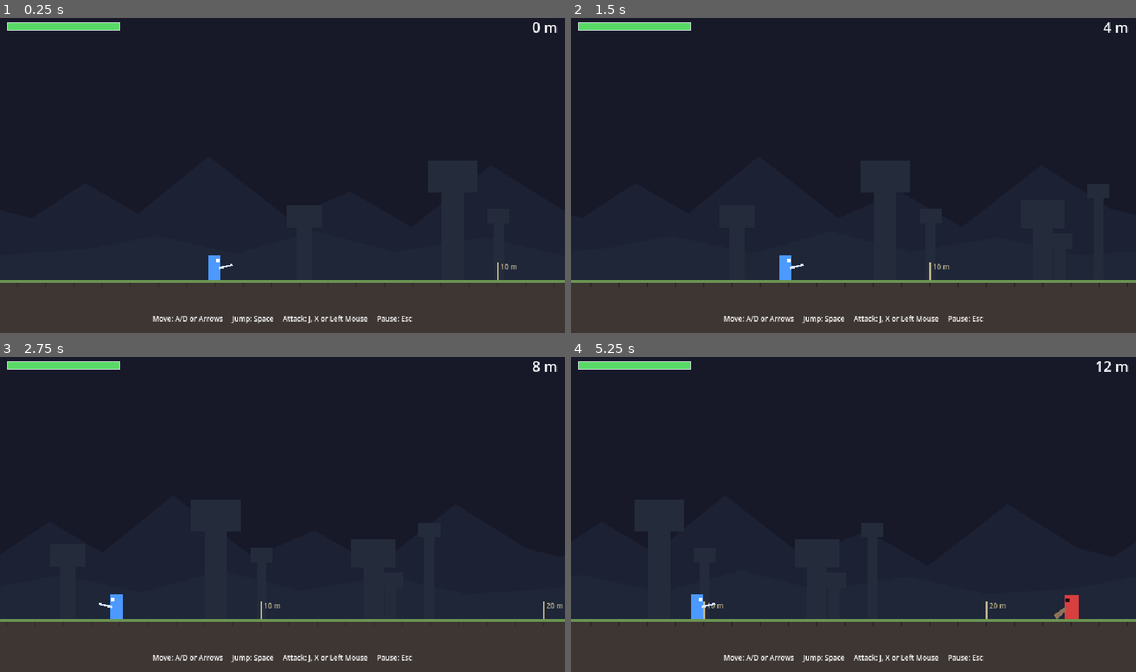
Above: before the commit, frames 1-4 (two rows, left to right).
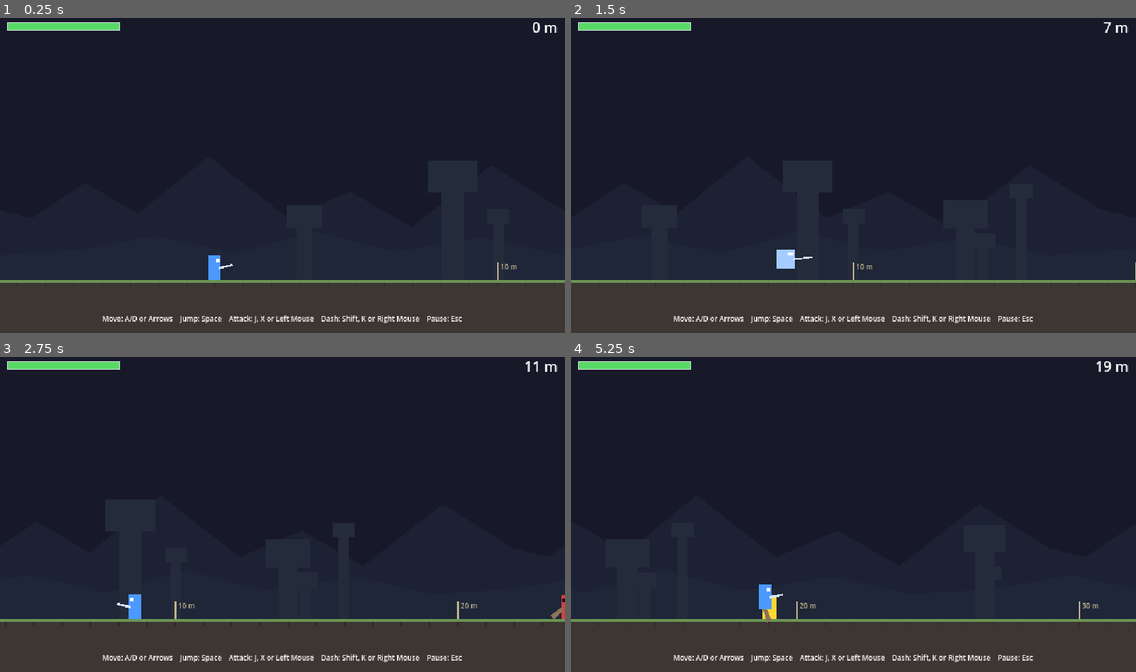
Above: after the commit, the same moments.

Repository: kylebue/sword-scroller
Game: Godot game, scene res://world/main.tscn
The game is run twice, just before and just after one commit, with the same random seed, the same clock (stepped at 60 frames per second) and the same inputs.
Inputs:
- Up to frame 1 (0.25 s): no input
- Up to frame 2 (1.5 s): tap Enter at 0.5 s; hold J (attack) 0.53-1.28 s; hold D (move_right) from 0.53 s (still down); tap Space (jump) at 0.77, 1.07 s; tap Shift (dash, bound only after the commit) at 0.8, 1.35 s
- Up to frame 3 (2.75 s): tap Space (jump) at 1.52, 1.55, 1.82 s; release D (move_right) at 2.03 s; hold A (move_left) from 2.03 s (still down); hold Space (jump) from 2.03 s (still down); tap J (attack) at 2.3 s
- Up to frame 4 (5.25 s): release A (move_left) at 2.78 s; release Space (jump) at 2.78 s; hold D (move_right) 2.78-4.28 s; tap J (attack) at 2.85, 4.35 s; tap Space (jump) at 3.02, 3.32, 3.77, 3.8, 4.07, 4.52, 4.82 s; tap Shift (dash, bound only after the commit) at 3.05 s; hold Shift (dash, bound only after the commit) 3.53-4.28 s; hold A (move_left) 4.28-5.03 s; hold D (move_right) from 5.03 s (still down); hold Shift (dash, bound only after the commit) from 5.03 s (still down)

The runs differ from the first frame. In frame 1, 0.7% of the frame differs, in the area x 18-82%, y 94-97%; in frame 2, 1.1%; in frame 3, 1.4%; in frame 4, 1.6%, in the area x 18-96%, y 1-97%.

Commit message:
Add player dash
Works on the ground and in the air (one air dash per jump). Direction
comes from the held movement input, not the facing direction, and a
dash needs a direction held. It cannot be cancelled by the player and
grants no invincibility. Dashing cancels a sword swing in progress.

Bound to Shift, K, right mouse, and gamepad RB / B. Also adds the
debug_step input action used by the upcoming debug mode.

Co-Authored-By: Claude Fable 5.2 <noreply@anthropic.com>
Claude-Session: https://claude.ai/code/session_0121LV5JSeRAMzWnWqfKbYjy

Diff:
--- a/player/player.gd
+++ b/player/player.gd
@@ -13,11 +13,13 @@
 ##  - Faster falling than rising, so jumps feel snappy instead of floaty.
 ##  - Combo cancelling: the next swing can interrupt the previous swing's
 ##    recovery, so mashing attack flows instead of waiting on animations.
+##  - Dash cancelling: a dash can interrupt a sword swing at any time, so
+##    you are never stuck in an attack when you need to get away.
 
 signal health_changed(current: float, maximum: float)
 signal died
 
-enum State { NORMAL, HURT, DEAD }
+enum State { NORMAL, DASH, HURT, DEAD }
 
 ## The sword combo. Each entry is one swing. All times are in seconds.
 ##   startup   - delay between pressing attack and the blade being able to hit
@@ -79,6 +81,20 @@
 ## A jump pressed this long before landing still happens on landing.
 @export var jump_buffer_time := 0.12
 
+@export_group("Dash")
+## Dash speed in pixels per second.
+## Distance covered = dash_speed x dash_duration (about 80 pixels by default).
+@export var dash_speed := 480.0
+## How long a dash lasts. It cannot be cancelled once it starts.
+@export var dash_duration := 0.16
+## Delay after a dash ends before you can dash again.
+@export var dash_cooldown := 0.3
+## How many dashes you get in the air before you must land again.
+@export var air_dashes := 1
+## A dash pressed this long before it is possible still happens. This also
+## covers pressing dash a split second before pressing a direction.
+@export var dash_buffer_time := 0.12
+
 @export_group("Combat")
 @export var max_health := 100.0
 ## An attack pressed this long before it is possible still happens.
@@ -108,12 +124,19 @@
 var _coyote_timer := 0.0
 var _jump_buffer_timer := 0.0
 var _attack_buffer_timer := 0.0
+var _dash_buffer_timer := 0.0
+var _dash_timer := 0.0
+var _dash_cooldown_timer := 0.0
 var _combo_timer := 0.0
 var _hurt_timer := 0.0
 var _invincible_timer := 0.0
 
 ## True while rising from a jump with the button still held.
 var _is_jumping := false
+
+## 1 = dashing right, -1 = dashing left. Independent of `facing`.
+var _dash_direction := 1
+var _air_dashes_left := 0
 
 ## Which entry of ATTACKS is being performed. -1 means "not attacking".
 var _attack_index := -1
@@ -151,6 +174,8 @@
 		_jump_buffer_timer = jump_buffer_time
 	if event.is_action_pressed("attack"):
 		_attack_buffer_timer = attack_buffer_time
+	if event.is_action_pressed("dash"):
+		_dash_buffer_timer = dash_buffer_time
 
 
 func _physics_process(delta: float) -> void:
@@ -158,6 +183,8 @@
 	match state:
 		State.NORMAL:
 			_process_normal(delta)
+		State.DASH:
+			_process_dash(delta)
 		State.HURT:
 			_process_hurt(delta)
 		State.DEAD:
@@ -169,6 +196,17 @@
 
 func is_attacking() -> bool:
 	return _attack_index >= 0
+
+
+## The hitboxes that can deal damage right now (used by the debug overlay).
+func get_active_hitboxes() -> Array[Area2D]:
+	if is_attacking():
+		var attack := ATTACKS[_attack_index]
+		var active_start: float = attack["startup"]
+		var active_end: float = active_start + attack["active"]
+		if _attack_time >= active_start and _attack_time < active_end:
+			return [sword_hitbox]
+	return []
 
 
 ## Called by enemies and projectiles. `from_x` is the attacker's x position,
@@ -210,6 +248,15 @@
 	if on_floor:
 		_coyote_timer = coyote_time
 		_is_jumping = false
+		_air_dashes_left = air_dashes
+
+	# A dash needs a direction to be held: it goes where you are pressing,
+	# not where the character happens to be facing.
+	var has_dash_available := on_floor or _air_dashes_left > 0
+	if _dash_buffer_timer > 0.0 and _dash_cooldown_timer <= 0.0 and input_dir != 0.0 and has_dash_available:
+		_start_dash(int(input_dir), on_floor)
+		_process_dash(delta)  # Start moving on this very frame.
+		return
 
 	_update_attack(delta, input_dir)
 
@@ -243,6 +290,31 @@
 	if _is_jumping and velocity.y < 0.0 and not Input.is_action_pressed("jump"):
 		velocity.y *= jump_cut_multiplier
 		_is_jumping = false
+
+
+## A dash is a short burst in a straight line. Nothing the player presses
+## can interrupt it, and it gives no protection: getting hit still hurts
+## (and is the one thing that does cut a dash short).
+func _process_dash(_delta: float) -> void:
+	velocity = Vector2(_dash_direction * dash_speed, 0.0)
+	if _dash_timer <= 0.0:
+		state = State.NORMAL
+		_dash_cooldown_timer = dash_cooldown
+		# Come out of the dash at running speed rather than a dead stop.
+		velocity.x = _dash_direction * run_speed
+
+
+func _start_dash(direction: int, on_floor: bool) -> void:
+	state = State.DASH
+	_dash_direction = direction
+	_dash_timer = dash_duration
+	_dash_buffer_timer = 0.0
+	if not on_floor:
+		_air_dashes_left -= 1
+	# Dashing cancels whatever swing was in progress.
+	_attack_index = -1
+	_combo_step = 0
+	_is_jumping = false
 
 
 func _process_hurt(delta: float) -> void:
@@ -352,6 +424,9 @@
 	_coyote_timer = maxf(_coyote_timer - delta, 0.0)
 	_jump_buffer_timer = maxf(_jump_buffer_timer - delta, 0.0)
 	_attack_buffer_timer = maxf(_attack_buffer_timer - delta, 0.0)
+	_dash_buffer_timer = maxf(_dash_buffer_timer - delta, 0.0)
+	_dash_timer = maxf(_dash_timer - delta, 0.0)
+	_dash_cooldown_timer = maxf(_dash_cooldown_timer - delta, 0.0)
 	_hurt_timer = maxf(_hurt_timer - delta, 0.0)
 	_invincible_timer = maxf(_invincible_timer - delta, 0.0)
 	if not is_attacking():
@@ -393,11 +468,16 @@
 	slash.visible = slash_visible
 	sword.visible = not is_attacking()
 
+	visuals.scale.y = 1.0
 	if state == State.DEAD:
 		body.color = Color(0.3, 0.3, 0.35)
 		visuals.rotation = -PI / 2.0 * facing if is_on_floor() else 0.0
 	elif state == State.HURT:
 		body.color = Color(1.0, 0.35, 0.35)
+	elif state == State.DASH:
+		# Placeholder dash look: brighter, and stretched into a streak.
+		body.color = _body_color.lightened(0.5)
+		visuals.scale = Vector2(facing * 1.5, 0.75)
 	else:
 		body.color = _body_color
 
--- a/project.godot
+++ b/project.godot
@@ -69,6 +69,21 @@
 , Object(InputEventJoypadButton,"resource_local_to_scene":false,"resource_name":"","device":-1,"button_index":6,"pressure":0.0,"pressed":false,"script":null)
 ]
 }
+dash={
+"deadzone": 0.5,
+"events": [Object(InputEventKey,"resource_local_to_scene":false,"resource_name":"","device":-1,"window_id":0,"alt_pressed":false,"shift_pressed":false,"ctrl_pressed":false,"meta_pressed":false,"pressed":false,"keycode":0,"physical_keycode":4194325,"key_label":0,"unicode":0,"location":0,"echo":false,"script":null)
+, Object(InputEventKey,"resource_local_to_scene":false,"resource_name":"","device":-1,"window_id":0,"alt_pressed":false,"shift_pressed":false,"ctrl_pressed":false,"meta_pressed":false,"pressed":false,"keycode":0,"physical_keycode":75,"key_label":0,"unicode":0,"location":0,"echo":false,"script":null)
+, Object(InputEventMouseButton,"resource_local_to_scene":false,"resource_name":"","device":-1,"window_id":0,"alt_pressed":false,"shift_pressed":false,"ctrl_pressed":false,"meta_pressed":false,"button_mask":0,"position":Vector2(0, 0),"global_position":Vector2(0, 0),"factor":1.0,"button_index":2,"canceled":false,"pressed":false,"double_click":false,"script":null)
+, Object(InputEventJoypadButton,"resource_local_to_scene":false,"resource_name":"","device":-1,"button_index":10,"pressure":0.0,"pressed":false,"script":null)
+, Object(InputEventJoypadButton,"resource_local_to_scene":false,"resource_name":"","device":-1,"button_index":1,"pressure":0.0,"pressed":false,"script":null)
+]
+}
+debug_step={
+"deadzone": 0.5,
+"events": [Object(InputEventKey,"resource_local_to_scene":false,"resource_name":"","device":-1,"window_id":0,"alt_pressed":false,"shift_pressed":false,"ctrl_pressed":false,"meta_pressed":false,"pressed":false,"keycode":0,"physical_keycode":46,"key_label":0,"unicode":0,"location":0,"echo":false,"script":null)
+, Object(InputEventKey,"resource_local_to_scene":false,"resource_name":"","device":-1,"window_id":0,"alt_pressed":false,"shift_pressed":false,"ctrl_pressed":false,"meta_pressed":false,"pressed":false,"keycode":0,"physical_keycode":78,"key_label":0,"unicode":0,"location":0,"echo":false,"script":null)
+]
+}
 
 [layer_names]
 
--- a/ui/hud.tscn
+++ b/ui/hud.tscn
@@ -118,7 +118,7 @@
 grow_horizontal = 2
 grow_vertical = 0
 theme_override_font_sizes/font_size = 8
-text = "Move: A/D or Arrows     Jump: Space     Attack: J, X or Left Mouse     Pause: Esc"
+text = "Move: A/D or Arrows    Jump: Space    Attack: J, X or Left Mouse    Dash: Shift, K or Right Mouse    Pause: Esc"
 horizontal_alignment = 1
 
 [node name="PauseLabel" type="Label" parent="."]
